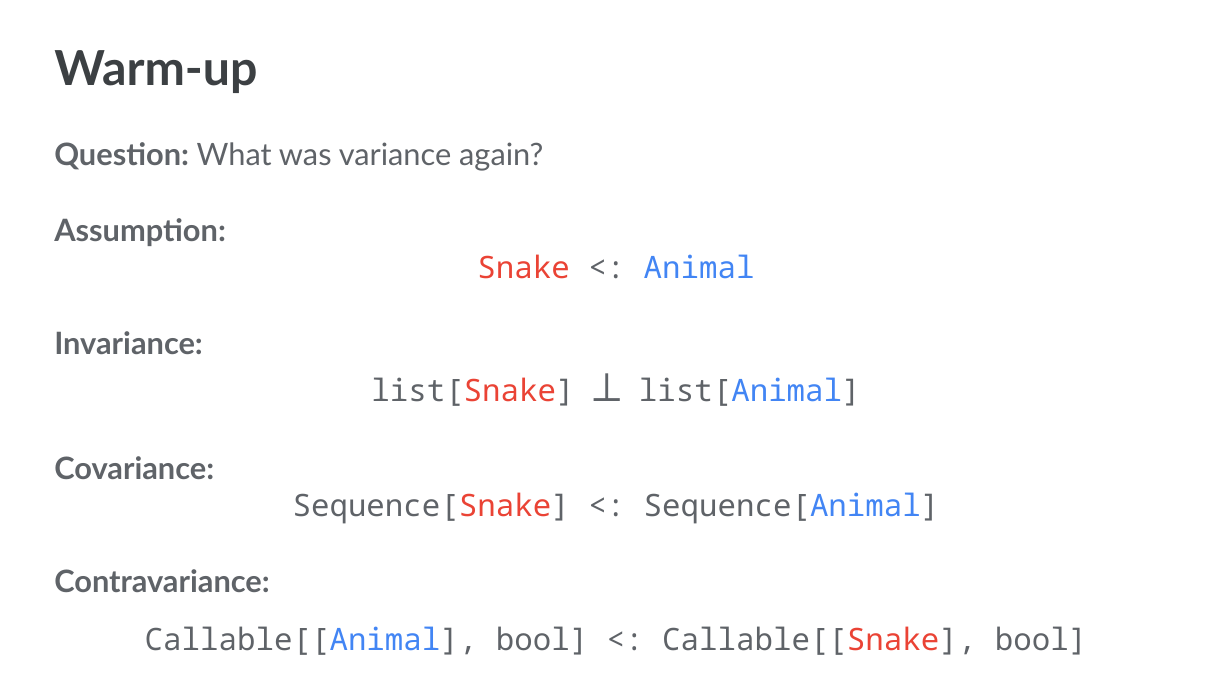
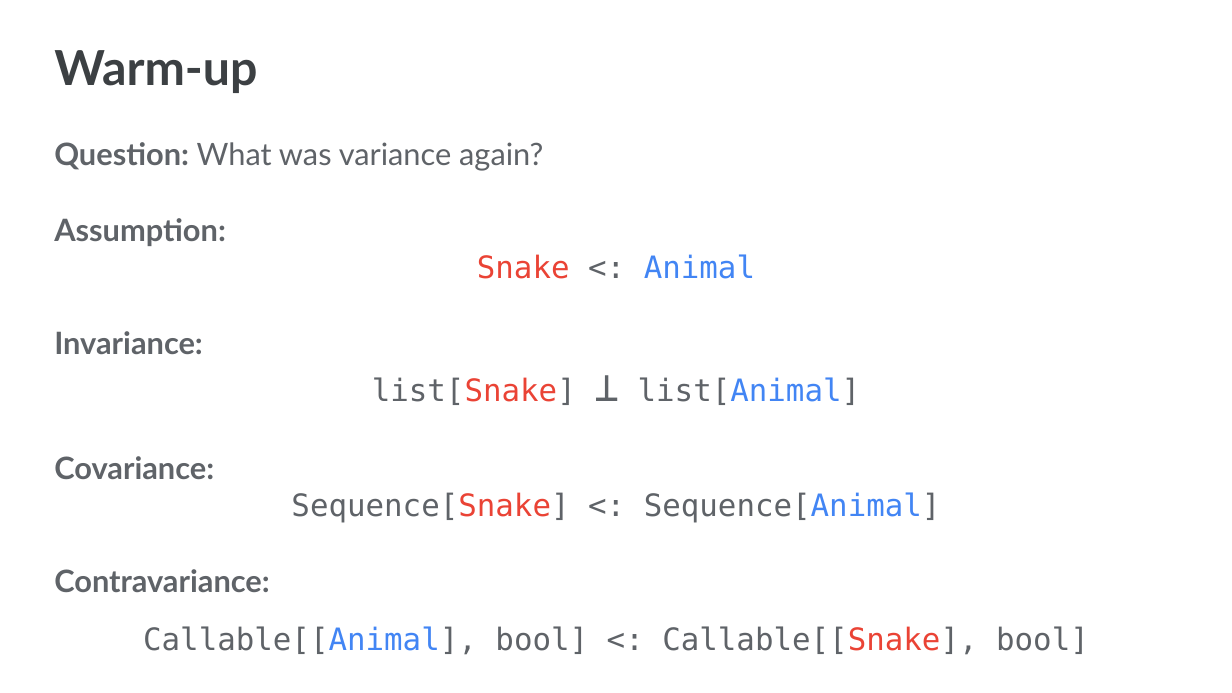
Before and after one commit to hurryabit/hurryabit.github.io, a slide deck: slide 3 of assets/files/pep695-variance-inference.pptx. Drawn at 1232x693 pixels with LibreOffice and Linux fonts; fonts in the diff are those of the drawing. Boxes give left, top, right and bottom in pixels: in the first picture for what was removed or moved away, otherwise in the second. Text is boxed around its words. In the diff, an @@ line names an element or a change of style, - is before the commit and + after.

```diff
--- a/assets/files/pep695-variance-inference.pptx
+++ b/assets/files/pep695-variance-inference.pptx
@@ text at [477,254,755,279]: font Noto Sans Mono to DejaVu Sans Mono in "Snake <: Animal" @@
@@ text at [372,377,861,405]: font Noto Sans Mono to DejaVu Sans Mono in "list[Snake] ⟂ list[Animal]" @@
@@ text at [291,492,941,523]: font Noto Sans Mono to DejaVu Sans Mono in "Sequence[Snake] <: Sequence[Animal]" @@
@@ text at [143,626,1089,655]: font Noto Sans Mono to DejaVu Sans Mono in "Callable[[Animal], bool] <: Callable[[Snake], bool]" @@
```
Also in this commit, not shown: 30 other slides changed, 1 other file.
